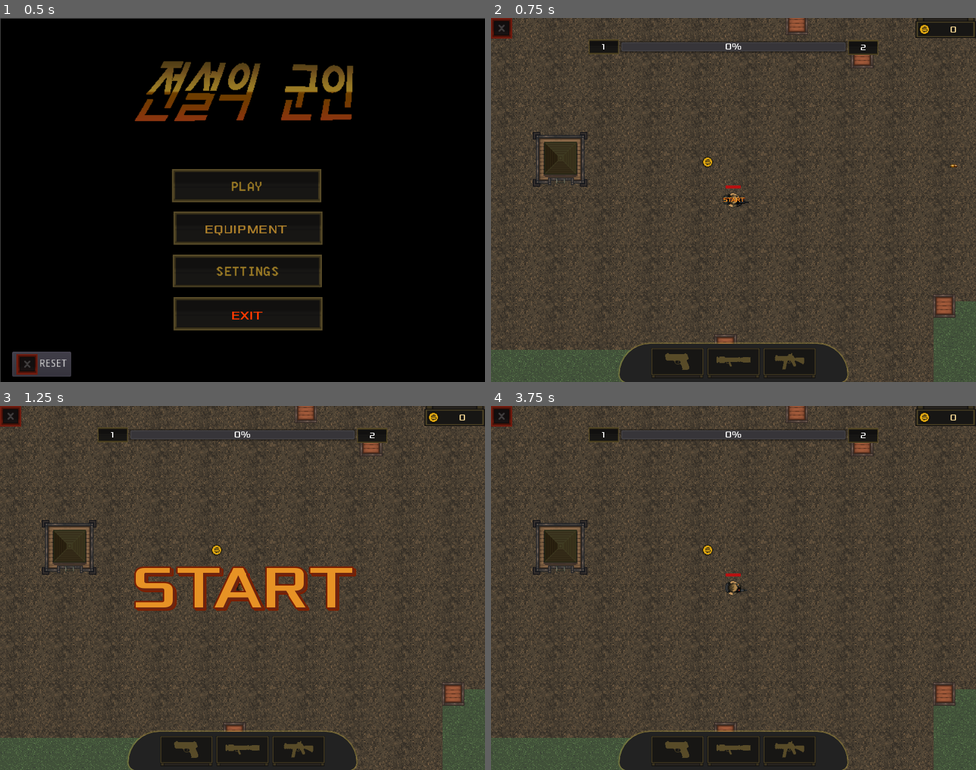
Above: before the commit, frames 1-4 (two rows, left to right).
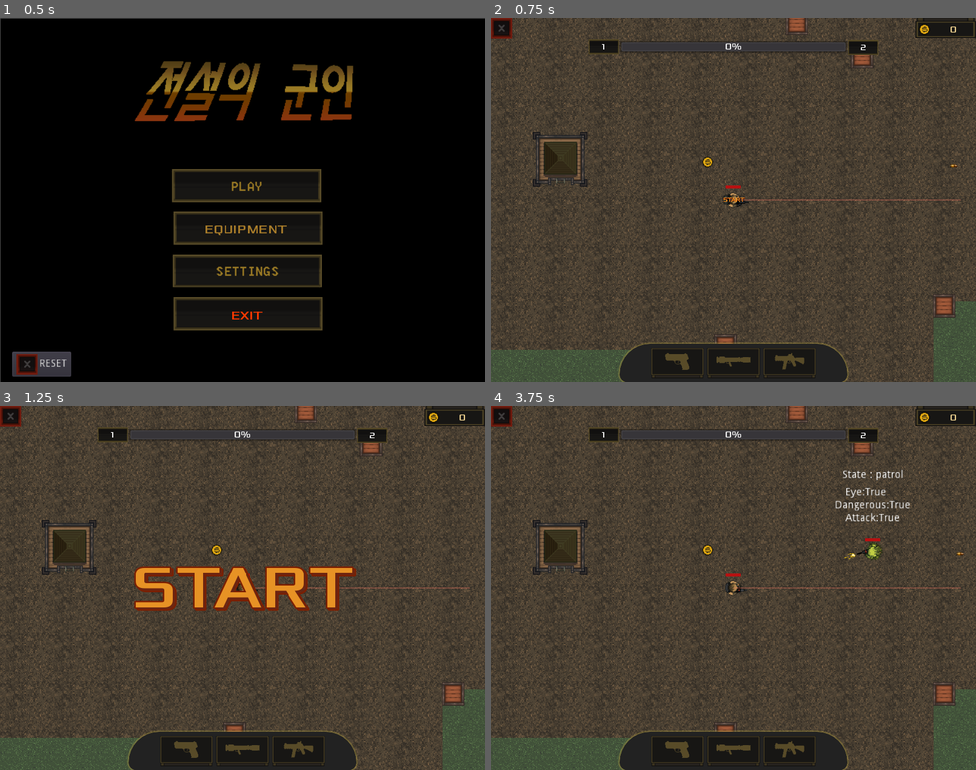
Above: after the commit, the same moments.

Repository: gurum77/legend_soilder
Game: Godot game, scene res://scenes/Home.tscn
Two runs of this game, one before a commit and one after it. Both use one fixed random seed, a clock stepped at 60 frames per second and the inputs below.
Inputs (mouse positions are in pixels of both pictures, inside the frame that each line leads up to):
- Up to frame 1 (0.5 s): no input
- Up to frame 2 (0.75 s): click (738, 185) at 0.5 s
- Up to frame 3 (1.25 s): no input
- Up to frame 4 (3.75 s): move the mouse to (840, 569) at 1.27 s; hold Right (ui_right) 1.28-2 s; click (840, 569) at 1.42 s; click "+" at 2 s; click "+" at 2.75 s; click "+" at 3.5 s

Frame 1 is identical in both runs. In frame 2, 0.2% of the frame differs, in the area x 50-97%, y 49-51%; in frame 3, 0.1%; in frame 4, 0.7%, in the area x 50-98%, y 17-51%.

Commit message:
guide line

Diff:
--- a/project.godot
+++ b/project.godot
@@ -110,6 +110,15 @@
 
 pointing/emulate_touch_from_mouse=true
 
+[layer_names]
+
+2d_physics/layer_1="player"
+2d_physics/layer_2="enemy"
+2d_physics/layer_3="bullet"
+2d_physics/layer_4="item"
+2d_physics/layer_5="obstacle"
+2d_physics/layer_6="guide_line"
+
 [rendering]
 
 environment/default_environment="res://default_env.tres"
--- a/scenes/BTR.tscn
+++ b/scenes/BTR.tscn
@@ -67,6 +67,8 @@
 HP = 7000
 
 [node name="Body" type="KinematicBody2D" parent="."]
+collision_layer = 15
+collision_mask = 23
 script = ExtResource( 1 )
 weapon = 3
 vehicle = true
--- a/scenes/Barrel.tscn
+++ b/scenes/Barrel.tscn
@@ -47,6 +47,8 @@
 margin_bottom = -22.0
 
 [node name="Body" type="StaticBody2D" parent="."]
+collision_layer = 16
+collision_mask = 55
 script = ExtResource( 12 )
 
 [node name="Sprite" type="Sprite" parent="Body"]
--- a/scenes/Barrel_Oil.tscn
+++ b/scenes/Barrel_Oil.tscn
@@ -47,6 +47,8 @@
 margin_bottom = -22.0
 
 [node name="Body" type="StaticBody2D" parent="."]
+collision_layer = 16
+collision_mask = 55
 script = ExtResource( 12 )
 
 [node name="Sprite" type="Sprite" parent="Body"]
--- a/scenes/Box1.tscn
+++ b/scenes/Box1.tscn
@@ -48,6 +48,8 @@
 margin_bottom = -22.0
 
 [node name="Body" type="StaticBody2D" parent="."]
+collision_layer = 16
+collision_mask = 55
 script = ExtResource( 16 )
 
 [node name="Sprite" type="Sprite" parent="Body"]
--- a/scenes/Box2.tscn
+++ b/scenes/Box2.tscn
@@ -48,6 +48,8 @@
 margin_bottom = -22.0
 
 [node name="Body" type="StaticBody2D" parent="."]
+collision_layer = 16
+collision_mask = 55
 script = ExtResource( 16 )
 
 [node name="Sprite" type="Sprite" parent="Body"]
--- a/scenes/Bullet.tscn
+++ b/scenes/Bullet.tscn
@@ -29,14 +29,9 @@
 
 [sub_resource type="SpriteFrames" id=2]
 animations = [ {
-"frames": [ ExtResource( 23 ) ],
+"frames": [ ExtResource( 25 ) ],
 "loop": true,
-"name": "MG",
-"speed": 5.0
-}, {
-"frames": [ ExtResource( 24 ) ],
-"loop": true,
-"name": "SMG",
+"name": "RPG",
 "speed": 5.0
 }, {
 "frames": [ ExtResource( 22 ) ],
@@ -44,9 +39,9 @@
 "name": "Pistol",
 "speed": 5.0
 }, {
-"frames": [ ExtResource( 25 ) ],
+"frames": [ ExtResource( 23 ) ],
 "loop": true,
-"name": "RPG",
+"name": "MG",
 "speed": 5.0
 }, {
 "frames": [ ExtResource( 5 ), ExtResource( 16 ) ],
@@ -54,23 +49,30 @@
 "name": "FlameThrower",
 "speed": 15.0
 }, {
+"frames": [ ExtResource( 24 ) ],
+"loop": true,
+"name": "SMG",
+"speed": 5.0
+}, {
 "frames": [ ExtResource( 13 ), ExtResource( 14 ), ExtResource( 17 ), ExtResource( 1 ), ExtResource( 18 ) ],
 "loop": true,
 "name": "small_explosion",
 "speed": 23.0
 }, {
+"frames": [ ExtResource( 9 ), ExtResource( 15 ), ExtResource( 3 ), ExtResource( 11 ), ExtResource( 8 ) ],
+"loop": true,
+"name": "middle_explosion",
+"speed": 18.0
+}, {
 "frames": [ ExtResource( 6 ), ExtResource( 7 ), ExtResource( 12 ), ExtResource( 10 ), ExtResource( 2 ) ],
 "loop": true,
 "name": "big_explosion",
 "speed": 15.0
-}, {
-"frames": [ ExtResource( 9 ), ExtResource( 15 ), ExtResource( 3 ), ExtResource( 11 ), ExtResource( 8 ) ],
-"loop": true,
-"name": "middle_explosion",
-"speed": 18.0
 } ]
 
 [node name="Bullet" type="Area2D"]
+collision_layer = 4
+collision_mask = 19
 script = ExtResource( 4 )
 weapon = 1
 
--- /dev/null
+++ b/scenes/GuideLine.gd
@@ -0,0 +1,10 @@
+extends RayCast2D
+
+func _ready():
+	collision_mask = 0b10010
+func _process(delta):
+	$Line2D.points[0] = position
+	if !is_colliding():
+		$Line2D.points[1] = cast_to
+		return
+	$Line2D.points[1] = to_local(get_collision_point())
--- a/scenes/House1.tscn
+++ b/scenes/House1.tscn
@@ -38,7 +38,7 @@
 "speed": 3.0
 } ]
 
-[node name="House1" type="StaticBody2D"]
+[node name="House1" type="Node2D"]
 script = ExtResource( 2 )
 __meta__ = {
 "_edit_group_": true
@@ -51,6 +51,8 @@
 margin_bottom = -74.0
 
 [node name="Body" type="StaticBody2D" parent="."]
+collision_layer = 2147483664
+collision_mask = 55
 script = ExtResource( 16 )
 
 [node name="Sprite" type="Sprite" parent="Body"]
--- a/scenes/House2.tscn
+++ b/scenes/House2.tscn
@@ -43,6 +43,8 @@
 HP = 30000
 
 [node name="Body" type="StaticBody2D" parent="."]
+collision_layer = 16
+collision_mask = 55
 script = ExtResource( 16 )
 
 [node name="Sprite" type="Sprite" parent="Body"]
--- a/scenes/Player.tscn
+++ b/scenes/Player.tscn
@@ -50,6 +50,7 @@
 [ext_resource path="res://assets/player/die/4.png" type="Texture" id=48]
 [ext_resource path="res://assets/player/die/1.png" type="Texture" id=49]
 [ext_resource path="res://assets/player/die/2.png" type="Texture" id=50]
+[ext_resource path="res://scenes/GuideLine.gd" type="Script" id=51]
 
 [sub_resource type="SpriteFrames" id=1]
 animations = [ {
@@ -66,29 +67,14 @@
 
 [sub_resource type="SpriteFrames" id=2]
 animations = [ {
-"frames": [ ExtResource( 4 ) ],
-"loop": true,
-"name": "SMG_fire",
-"speed": 5.0
-}, {
-"frames": [ ExtResource( 16 ), ExtResource( 22 ), ExtResource( 21 ) ],
-"loop": true,
-"name": "FlameThrower_fire",
-"speed": 15.0
-}, {
-"frames": [ ExtResource( 10 ), ExtResource( 7 ), ExtResource( 9 ) ],
-"loop": true,
-"name": "RPG_fire",
-"speed": 15.0
-}, {
-"frames": [ ExtResource( 11 ), ExtResource( 1 ), ExtResource( 5 ) ],
-"loop": true,
-"name": "Pistol_fire",
-"speed": 15.0
-}, {
-"frames": [ ExtResource( 2 ) ],
-"loop": true,
-"name": "MG_fire",
+"frames": [ ExtResource( 10 ) ],
+"loop": true,
+"name": "RPG",
+"speed": 5.0
+}, {
+"frames": [ ExtResource( 3 ) ],
+"loop": true,
+"name": "Pistol",
 "speed": 5.0
 }, {
 "frames": [ ExtResource( 6 ) ],
@@ -101,52 +87,67 @@
 "name": "FlameThrower",
 "speed": 5.0
 }, {
-"frames": [ ExtResource( 10 ) ],
-"loop": true,
-"name": "RPG",
-"speed": 5.0
-}, {
 "frames": [ ExtResource( 8 ) ],
 "loop": true,
 "name": "SMG",
-"speed": 5.0
-}, {
-"frames": [ ExtResource( 3 ) ],
-"loop": true,
-"name": "Pistol",
 "speed": 5.0
 }, {
 "frames": [ ExtResource( 49 ), ExtResource( 50 ), ExtResource( 47 ), ExtResource( 48 ) ],
 "loop": false,
 "name": "die",
 "speed": 5.0
+}, {
+"frames": [ ExtResource( 4 ) ],
+"loop": true,
+"name": "SMG_fire",
+"speed": 5.0
+}, {
+"frames": [ ExtResource( 16 ), ExtResource( 22 ), ExtResource( 21 ) ],
+"loop": true,
+"name": "FlameThrower_fire",
+"speed": 15.0
+}, {
+"frames": [ ExtResource( 11 ), ExtResource( 1 ), ExtResource( 5 ) ],
+"loop": true,
+"name": "Pistol_fire",
+"speed": 15.0
+}, {
+"frames": [ ExtResource( 2 ) ],
+"loop": true,
+"name": "MG_fire",
+"speed": 5.0
+}, {
+"frames": [ ExtResource( 10 ), ExtResource( 7 ), ExtResource( 9 ) ],
+"loop": true,
+"name": "RPG_fire",
+"speed": 15.0
 } ]
 
 [sub_resource type="SpriteFrames" id=3]
 animations = [ {
-"frames": [ ExtResource( 34 ), ExtResource( 30 ), ExtResource( 24 ) ],
-"loop": true,
-"name": "MG",
-"speed": 15.0
-}, {
-"frames": [ ExtResource( 37 ), ExtResource( 43 ), ExtResource( 38 ), ExtResource( 31 ), ExtResource( 42 ), ExtResource( 28 ), ExtResource( 29 ) ],
-"loop": true,
-"name": "FlameThrower",
-"speed": 15.0
-}, {
 "frames": [ ExtResource( 26 ), ExtResource( 32 ), ExtResource( 36 ), ExtResource( 25 ) ],
 "loop": true,
 "name": "RPG",
 "speed": 20.0
 }, {
+"frames": [ ExtResource( 39 ), ExtResource( 41 ), ExtResource( 40 ) ],
+"loop": true,
+"name": "Pistol",
+"speed": 15.0
+}, {
+"frames": [ ExtResource( 34 ), ExtResource( 30 ), ExtResource( 24 ) ],
+"loop": true,
+"name": "MG",
+"speed": 15.0
+}, {
+"frames": [ ExtResource( 37 ), ExtResource( 43 ), ExtResource( 38 ), ExtResource( 31 ), ExtResource( 42 ), ExtResource( 28 ), ExtResource( 29 ) ],
+"loop": true,
+"name": "FlameThrower",
+"speed": 15.0
+}, {
 "frames": [ ExtResource( 35 ), ExtResource( 27 ), ExtResource( 33 ) ],
 "loop": true,
 "name": "SMG",
-"speed": 15.0
-}, {
-"frames": [ ExtResource( 39 ), ExtResource( 41 ), ExtResource( 40 ) ],
-"loop": true,
-"name": "Pistol",
 "speed": 15.0
 } ]
 
@@ -156,6 +157,7 @@
 script = ExtResource( 23 )
 
 [node name="Body" type="KinematicBody2D" parent="."]
+collision_mask = 30
 script = ExtResource( 45 )
 
 [node name="FireTimer" type="Timer" parent="Body"]
@@ -192,7 +194,7 @@
 rotation = -1.5708
 frames = SubResource( 1 )
 animation = "walk"
-frame = 2
+frame = 5
 playing = true
 
 [node name="BodyAnimatedSprite" type="AnimatedSprite" parent="Body/AnimatedSprites"]
@@ -210,6 +212,18 @@
 [node name="CollisionShape2D" type="CollisionShape2D" parent="Body"]
 position = Vector2( -0.375851, 0.141575 )
 shape = SubResource( 4 )
+
+[node name="GuideLine" type="RayCast2D" parent="Body"]
+enabled = true
+cast_to = Vector2( 300, 0 )
+collision_mask = 18
+collide_with_areas = true
+script = ExtResource( 51 )
+
+[node name="Line2D" type="Line2D" parent="Body/GuideLine"]
+points = PoolVector2Array( 0, 0, 100, 0 )
+width = 1.0
+default_color = Color( 1, 0.486275, 0.4, 0.317647 )
 
 [node name="HPBar" parent="." instance=ExtResource( 46 )]
 margin_top = -19.0
--- a/scenes/Sniper.tscn
+++ b/scenes/Sniper.tscn
@@ -29,15 +29,15 @@
 "name": "idle",
 "speed": 5.0
 }, {
+"frames": [  ],
+"loop": false,
+"name": "die",
+"speed": 5.0
+}, {
 "frames": [ ExtResource( 9 ), ExtResource( 1 ), ExtResource( 8 ), ExtResource( 2 ), ExtResource( 7 ), ExtResource( 4 ), ExtResource( 5 ) ],
 "loop": true,
 "name": "walk",
 "speed": 15.0
-}, {
-"frames": [  ],
-"loop": false,
-"name": "die",
-"speed": 5.0
 } ]
 
 [sub_resource type="SpriteFrames" id=2]
@@ -77,6 +77,8 @@
 }
 
 [node name="Body" type="KinematicBody2D" parent="."]
+collision_layer = 2
+collision_mask = 23
 script = ExtResource( 16 )
 weapon = 2
 
--- a/scenes/Tree1.tscn
+++ b/scenes/Tree1.tscn
@@ -47,6 +47,8 @@
 margin_bottom = -22.0
 
 [node name="Body" type="StaticBody2D" parent="."]
+collision_layer = 16
+collision_mask = 55
 script = ExtResource( 16 )
 
 [node name="Sprite" type="Sprite" parent="Body"]
--- a/scenes/Tree2.tscn
+++ b/scenes/Tree2.tscn
@@ -47,6 +47,8 @@
 margin_bottom = -22.0
 
 [node name="Body" type="StaticBody2D" parent="."]
+collision_layer = 16
+collision_mask = 55
 script = ExtResource( 16 )
 
 [node name="Sprite" type="Sprite" parent="Body"]
--- a/scenes/Tree3.tscn
+++ b/scenes/Tree3.tscn
@@ -48,6 +48,8 @@
 margin_bottom = -22.0
 
 [node name="Body" type="StaticBody2D" parent="."]
+collision_layer = 16
+collision_mask = 55
 script = ExtResource( 16 )
 
 [node name="Sprite" type="Sprite" parent="Body"]
--- a/scenes/Tree4.tscn
+++ b/scenes/Tree4.tscn
@@ -47,6 +47,8 @@
 margin_bottom = -22.0
 
 [node name="Body" type="StaticBody2D" parent="."]
+collision_layer = 16
+collision_mask = 55
 script = ExtResource( 16 )
 
 [node name="Sprite" type="Sprite" parent="Body"]
--- a/scenes/Tree5.tscn
+++ b/scenes/Tree5.tscn
@@ -48,6 +48,8 @@
 margin_bottom = -22.0
 
 [node name="Body" type="StaticBody2D" parent="."]
+collision_layer = 16
+collision_mask = 55
 script = ExtResource( 16 )
 
 [node name="Sprite" type="Sprite" parent="Body"]
--- a/scenes/WatchTower.tscn
+++ b/scenes/WatchTower.tscn
@@ -48,6 +48,8 @@
 margin_bottom = -40.0
 
 [node name="Body" type="StaticBody2D" parent="."]
+collision_layer = 16
+collision_mask = 54
 script = ExtResource( 16 )
 
 [node name="Sprite" type="Sprite" parent="Body"]
--- a/scenes/World.tscn
+++ b/scenes/World.tscn
@@ -48,6 +48,7 @@
 
 [node name="Spawner" parent="Spawners" instance=ExtResource( 10 )]
 position = Vector2( 367.634, 138.79 )
+interval = 3.0
 
 [node name="Sniper" parent="Spawners/Spawner" instance=ExtResource( 11 )]
 
--- a/scripts/Bullet.gd
+++ b/scripts/Bullet.gd
@@ -12,6 +12,10 @@
 	queue_free()
 
 func _ready():
+	# layer / mask
+	collision_layer = 0b100
+	collision_mask = 0b10011
+
 	# 무기종류에 맞는 animation을 실행
 	var animation_name = Define.get_weapon_name(weapon)
 	$AnimatedSprite.play(animation_name)
--- a/scripts/EnemyBody.gd
+++ b/scripts/EnemyBody.gd
@@ -23,6 +23,10 @@
 onready var aim_timer = $AimTimer
 
 func _ready():
+	# layer/mask
+	collision_layer = 0b10
+	collision_mask	= 0b11011
+
 	# 이동 목표지점을 제자리로 한다.
 	target_position_to_move = self.global_position
 
--- a/scripts/ObstacleBody.gd
+++ b/scripts/ObstacleBody.gd
@@ -6,6 +6,10 @@
 var state = idle
 
 func _ready():
+	# layer / mask
+	collision_layer = 0b10000
+	collision_mask = 0b110110
+
 	$AnimatedSprite.connect("animation_finished", self, "_on_AnimatedSprite_animation_finished")
 
 func die():
--- a/scripts/PlayerBody.gd
+++ b/scripts/PlayerBody.gd
@@ -18,6 +18,10 @@
 
 # Called when the node enters the scene tree for the first time.
 func _ready():
+	# layer / mask
+	collision_layer = 0b1
+	collision_mask = 0b11110
+
 	$AudioStreamPlayer2D.play()
 	target_position = self.global_position
 
@@ -160,6 +164,7 @@
 	else:
 		target_position = enemy.global_position
 
+
 func find_nearest_enemy()->Node2D:
 	var minimum_distance = INF
 	var nearest_enemy
--- /dev/null
+++ b/test.tscn
@@ -0,0 +1,15 @@
+[gd_scene load_steps=3 format=2]
+
+[ext_resource path="res://scenes/Sniper.tscn" type="PackedScene" id=1]
+[ext_resource path="res://scenes/Player.tscn" type="PackedScene" id=2]
+
+[node name="Node2D" type="Node2D"]
+
+[node name="Sniper2" parent="." instance=ExtResource( 1 )]
+position = Vector2( 270.064, 164.346 )
+
+[node name="Sniper" parent="." instance=ExtResource( 1 )]
+position = Vector2( 275.288, 162.144 )
+
+[node name="Player" parent="." instance=ExtResource( 2 )]
+position = Vector2( 395.93, 288.342 )
Not shown: 1 places in scenes/Player.tscn that only renumber resources
